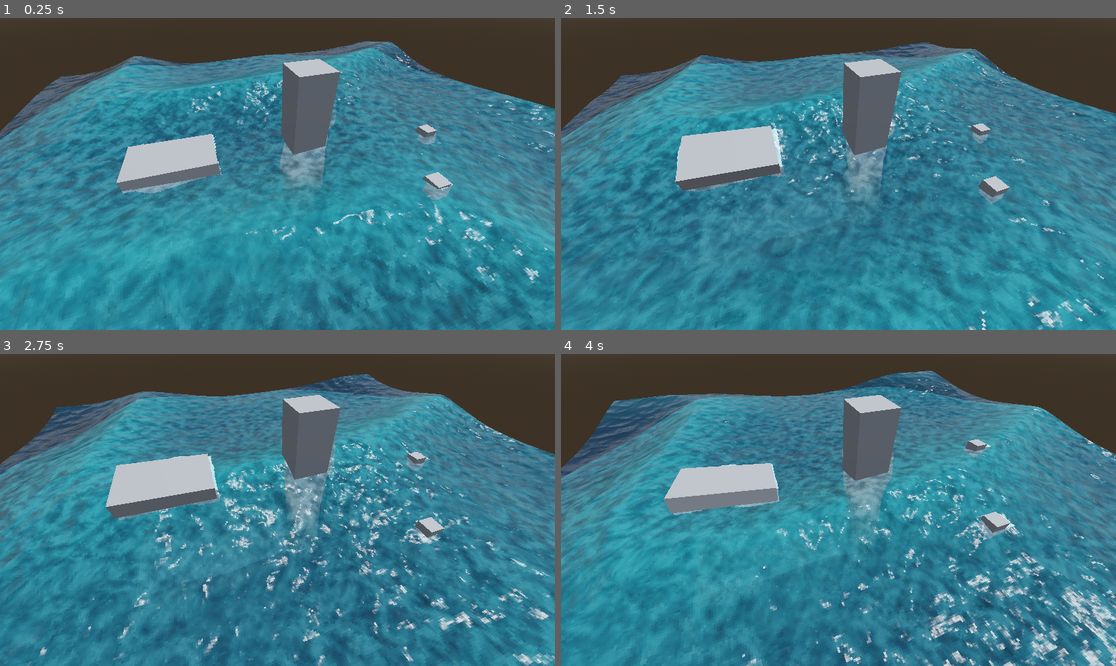
Above: before the commit, frames 1-4 (two rows, left to right).
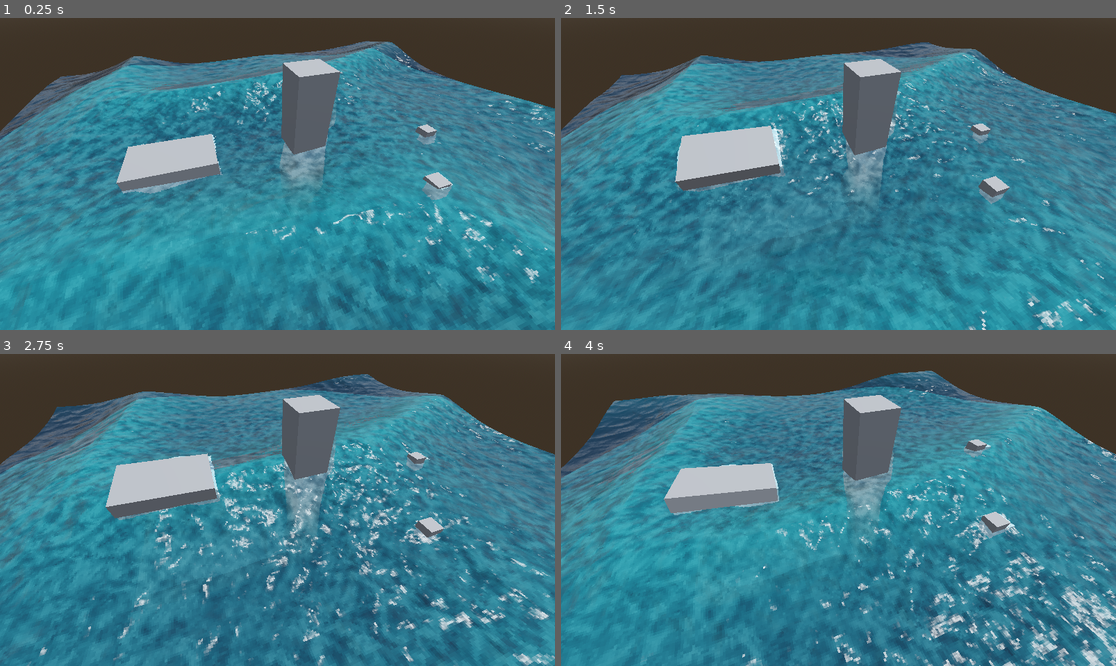
Above: after the commit, the same moments.

Repository: taillight-games/godot-4-pixelated-water-shader
Game: Godot game, scene res://SampleScene.tscn
The game is run twice, just before and just after one commit, with the same random seed, the same clock (stepped at 60 frames per second) and the same inputs.
Inputs:
- Up to frame 1 (0.25 s): no input
- Up to frame 2 (1.5 s): no input
- Up to frame 3 (2.75 s): no input
- Up to frame 4 (4 s): no input

The runs differ from the first frame. In frame 1, 0.4% of the frame differs, in the area x 16-71%, y 7-24%; in frame 2, 0.6%, in the area x 10-72%, y 10-30%; in frame 3, 0.5%; in frame 4, 0.2%.

Commit message:
Fix water shader compatibility with Godot 4.6+ Forward+ renderer
Godot 4.6 changed scene_data.inv_view_matrix from mat4 to mat3x4 storage
(commit 14b60f226 in godotengine/godot). Passing INV_VIEW_MATRIX through a
varying mat4 corrupted the depth world-position reconstruction, causing the
shader to render as a flat colored plane.

Diff:
--- a/shaders/64-water-intense.gdshader
+++ b/shaders/64-water-intense.gdshader
@@ -4,7 +4,7 @@
 */
 
 shader_type spatial;
-render_mode cull_disabled, world_vertex_coords, depth_draw_always, ambient_light_disabled, diffuse_burley;
+render_mode cull_disabled, world_vertex_coords, depth_draw_never, ambient_light_disabled, diffuse_burley;
 
 // this must be set every frame in code for it to sync with the WaterManager
 // if you don't need the time to agree with your code, just replace instances of this with TIME
@@ -96,8 +96,8 @@
 
 uniform float wave_color_range = 2.0; // controls the power of the wave colors
 
-uniform sampler2D screen_texture : hint_screen_texture;
-uniform sampler2D depth_texture : hint_depth_texture;
+uniform sampler2D screen_texture : hint_screen_texture, filter_linear;
+uniform sampler2D depth_texture : hint_depth_texture, filter_nearest;
 
 vec2 round_to_pixel(vec2 i, int width)
 {
@@ -189,8 +189,6 @@
 	return s;
 }
 
-varying mat4 camera_mix;
-
 void vertex() {
 
 	npw = NODE_POSITION_WORLD;
@@ -218,7 +216,6 @@
 
 	v_color = COLOR.rgba;
 
-	camera_mix = INV_VIEW_MATRIX;
 }
 
 void fragment() {
@@ -236,7 +233,7 @@
 	// from: https://www.reddit.com/r/godot/comments/jpreaw/comment/gblb1ou/?utm_source=share&utm_medium=web3x&utm_name=web3xcss&utm_term=1&utm_content=share_button
 	float depth3 = texture(depth_texture, SCREEN_UV + wobble_uv).x;
 	vec3 ndc3 = vec3(SCREEN_UV + wobble_uv, depth3) * 2.0 - 1.0;
-	vec4 world3 = camera_mix * INV_PROJECTION_MATRIX * vec4(ndc3, 1.0);
+	vec4 world3 = INV_VIEW_MATRIX * INV_PROJECTION_MATRIX * vec4(ndc3, 1.0);
 	vec3 world_position = world3.xyz / world3.w;
 
 	float vertex_y = (INV_VIEW_MATRIX * vec4(VERTEX, 1.0)).y;
@@ -266,7 +263,9 @@
 
 	NORMAL_MAP = mix(n_map1, n_map2, 0.5);
 
-	if(FRONT_FACING)
+	// Use VIEW dot NORMAL instead of FRONT_FACING — Vulkan and OpenGL disagree on winding order
+	bool is_top = dot(VIEW, NORMAL) > 0.0;
+	if(is_top)
 	{
 		_albedo = mix(under, deep, alpha_blend);
 		float _ALPHA = remap(0.0, opacity, opacity_floor, opacity_ceiling, pow(alpha_blend, edge_fade_power));
